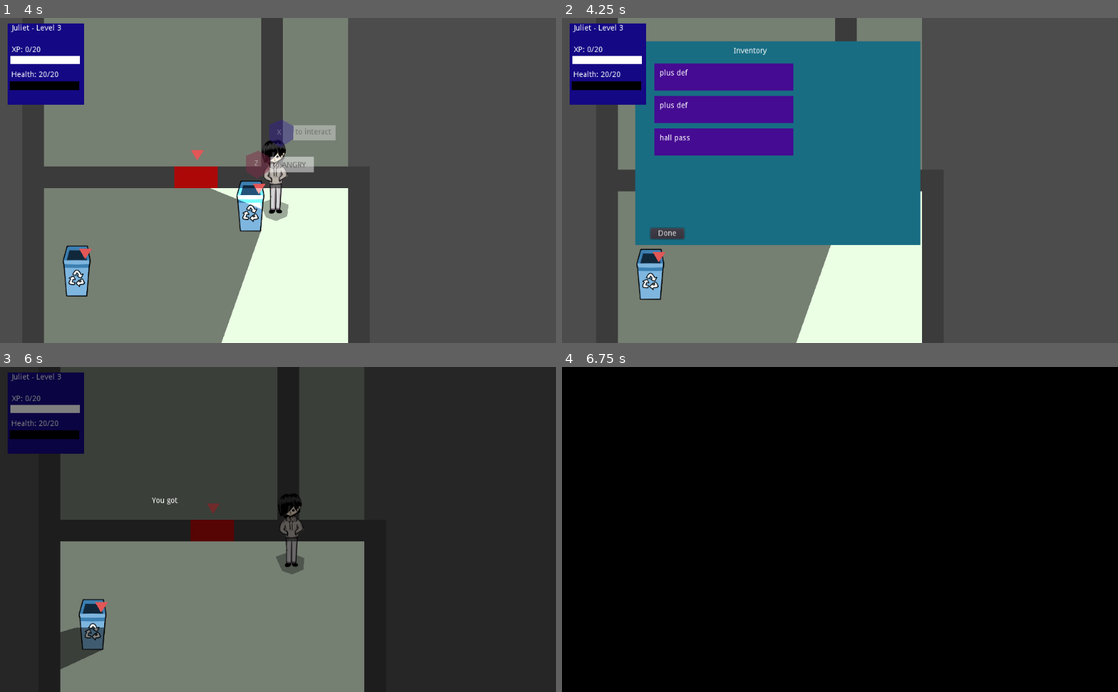
Above: before the commit, frames 1-4 (two rows, left to right).
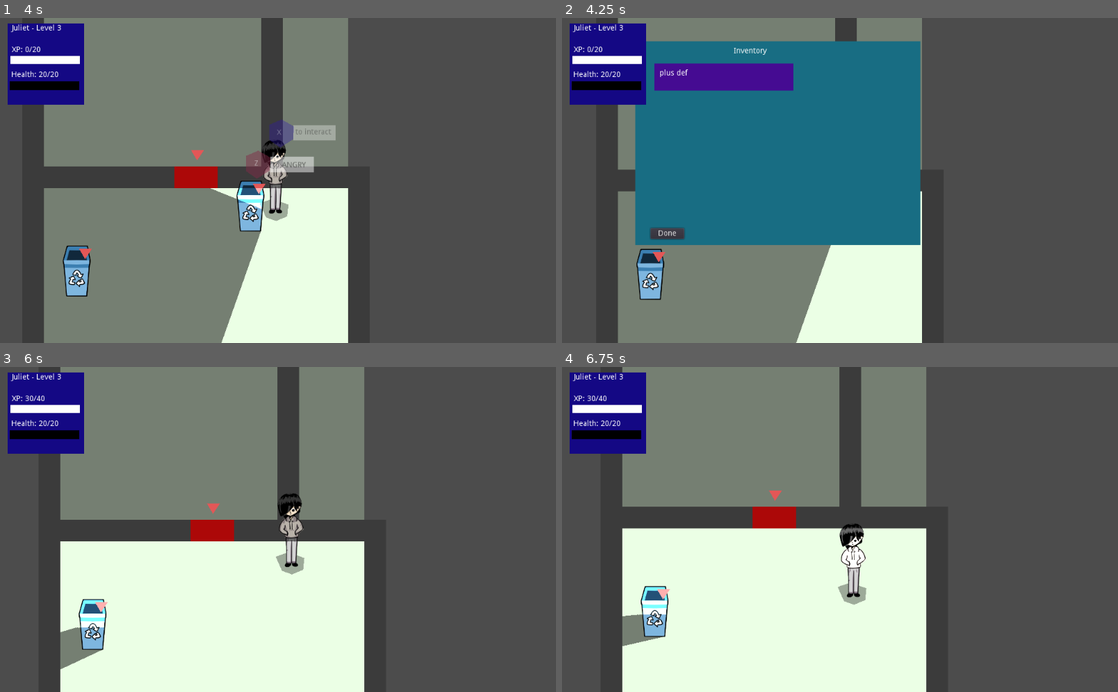
Above: after the commit, the same moments.

Repository: johnfn/ld49
Game: Godot game, scene res://Main.tscn
Same seed, same stepped clock (60 frames per second), same inputs: the game is played once before the commit and once after it.
Inputs (mouse positions are in pixels of both pictures, inside the frame that each line leads up to):
- Up to frame 1 (4 s): move the mouse to (400, 164) at 0.52 s; hold Right (ui_right) 0.53-1.28 s; tap Z (action) at 0.6, 1.35, 2.3, 2.85, 3.6 s; move the mouse to (166, 196) at 1.27 s; hold Down (ui_down) 1.28-2.03 s; move the mouse to (333, 109) at 2.02 s; hold Right (ui_right) 2.03-2.78 s; tap X (angry) at 2.1 s; move the mouse to (250, 245) at 2.77 s; hold Up (ui_up) 2.78-3.53 s; move the mouse to (444, 229) at 3.52 s; hold Left (ui_left) from 3.53 s (still down)
- Up to frame 2 (4.25 s): keep holding Left (ui_left); tap I (inventory) at 4.15 s
- Up to frame 3 (6 s): release Left (ui_left) at 4.25 s; click "Done" at 4.25 s; move the mouse to (111, 480) at 5.02 s; hold Left (ui_left) 5.03-5.75 s; tap X (angry) at 5.1 s; tap Z (action) at 5.3 s; click "DIE INSTANTLY" at 5.75 s
- Up to frame 4 (6.75 s): tap Z (action) at 6.5, 6.6 s; move the mouse to (867, 529) at 6.52 s; hold Down (ui_down) from 6.53 s (still down)

Frame 1 is identical in both runs. In frame 2, 4.2% of the frame differs, in the area x 16-42%, y 23-43%; in frame 3, 99%; in frame 4, 100%, in the area x 0-100%, y 0-100%.

Commit message:
Couple of inventory stuffs

Diff:
--- a/Cinematics.gd
+++ b/Cinematics.gd
@@ -104,7 +104,7 @@
   start_cinematic()
   snap_camera()
   insta_go_to_semiblack()
-  yield(write_overlay_text("You got a %s" % name), "completed")
+  yield(write_overlay_text("You got a %s." % name), "completed")
   fade_from_black_timed()
   end_cinematic()
 
--- a/Dialog.gd
+++ b/Dialog.gd
@@ -3,6 +3,7 @@
 
 onready var speaker_name = $SpeakerName
 onready var dialog_text = $DialogText
+onready var z_to_continue = $ZToContinue
 
 var tick = 0
 var next_dialogs = ["Hello there"]
@@ -25,6 +26,7 @@
 
   dialog_text.text = next_dialog
   dialog_text.visible_characters = 0
+  z_to_continue.visible = false
 
   speaker_name.text = speaker
 
@@ -32,6 +34,8 @@
   tick += 1
 
   if dialog_text.percent_visible >= 1:
+    z_to_continue.visible = true
+
     if Input.is_action_just_pressed("action"):
 
       if next_dialogs.size() == 0:
@@ -40,6 +44,7 @@
         visible = false
         get_tree().paused = false
         G.mode = G.PauseMode.None
+        z_to_continue.visible = false
       else:
         get_next_dialog()
   else:
--- a/Dialog.tscn
+++ b/Dialog.tscn
@@ -50,3 +50,17 @@
 __meta__ = {
 "_edit_use_anchors_": false
 }
+
+[node name="ZToContinue" type="Label" parent="."]
+anchor_left = 0.000578573
+anchor_right = 0.0171075
+margin_left = 177.72
+margin_top = 175.0
+margin_right = 455.72
+margin_bottom = 215.0
+custom_colors/font_color = Color( 0.588235, 0.588235, 0.588235, 1 )
+text = "z to continue"
+autowrap = true
+__meta__ = {
+"_edit_use_anchors_": false
+}
--- a/Globals.gd
+++ b/Globals.gd
@@ -19,8 +19,6 @@
 
 var inventory_contents = [
   InventoryItem.PlusDef,
-  InventoryItem.PlusDef,
-  InventoryItem.HallPass,
 ] if debug else []
 
 var inventory_text = {
@@ -94,15 +92,17 @@
   var items_gotten = []
 
   for enemy in G.battling_against:
-    inventory_contents.push_back(enemy.drop_type)
+    if enemy.drop_type != InventoryItem.None:
+      inventory_contents.push_back(enemy.drop_type)
 
-    if items_gotten.size() == 0:
-      items_gotten.push_back(enemy.drop_type)
+      if items_gotten.size() == 0:
+        items_gotten.push_back(enemy.drop_type)
 
   for enemy in G.battling_against:
     enemy.queue_free()
 
-  yield(cinematics.get_inventory_item("Test"), "completed")
+  if items_gotten.size() > 0:
+    yield(cinematics.get_inventory_item(G.inventory_text[items_gotten[0]]["name"]), "completed")
 
   G.camera().current = true
 
Not shown, added: art/overworld/bighallway.png.import
Not shown, added: art/overworld/classroom2.png.import
Not shown, added: art/overworld/lockerfront.png.import
Not shown, added: art/overworld/lockerside.png.import
Not shown, added: art/overworld/principalsoffice.png.import
Not shown, added: art/overworld/teacherslounge.png.import
Not shown, changed: art/.DS_Store
